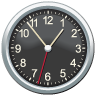
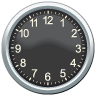
Comparing the layer stacks of the two w=96, h=96 images. Changes:
added layer "bg" above "second" over [17, 1, 86, 87]
hid "Vector Smart Object" over [17, 1, 86, 87]
